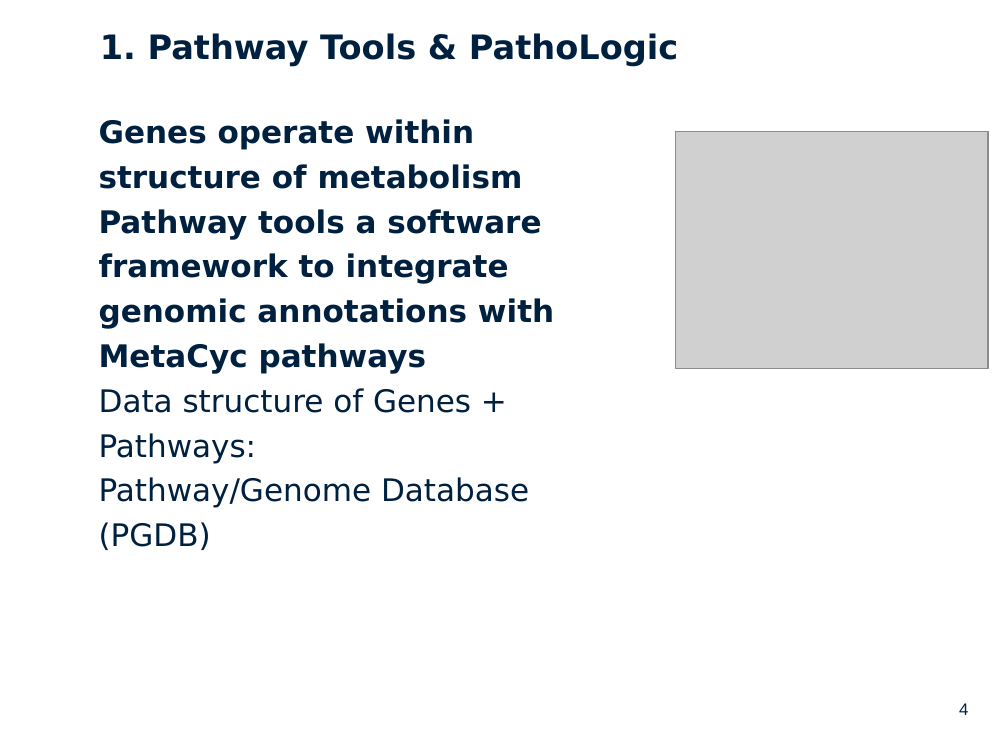
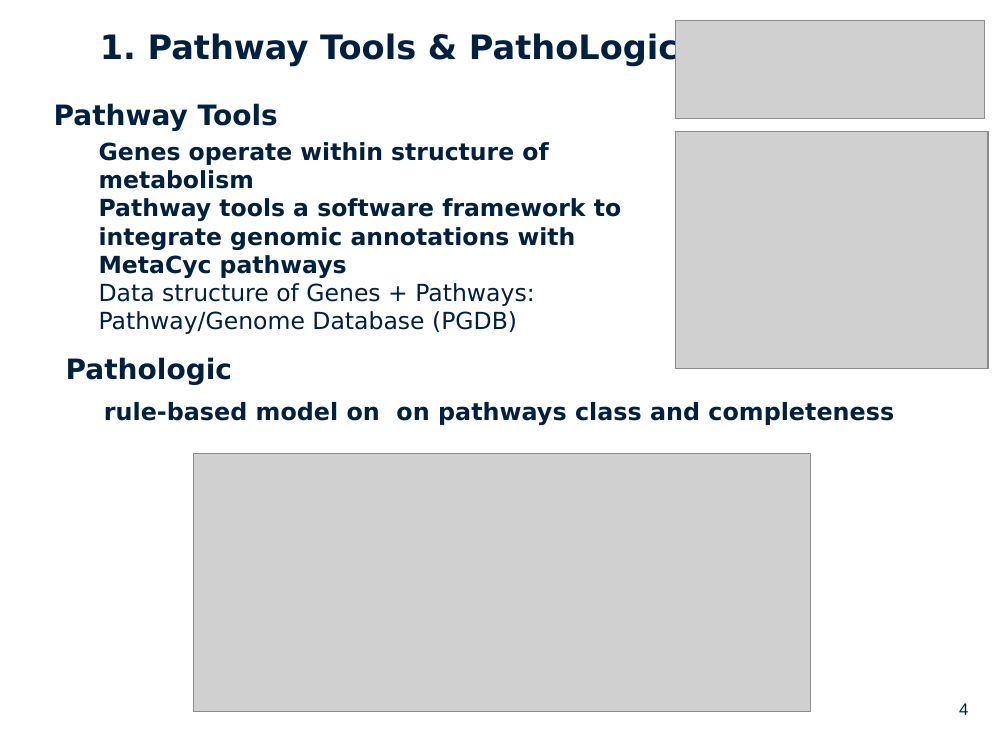
Before and after one commit to hallamlab/mp_tutorial, a slide deck: slide 4 of pathway_analysis/files/MetaPathways_Tutorial_Pathway_Analysis.pptx. Drawn at 1008x756 pixels with LibreOffice and Linux fonts; fonts in the diff are those of the drawing; grey boxes stand for pictures; background and template pictures are left out. Boxes give left, top, right and bottom in pixels: in the first picture for what was removed or moved away, otherwise in the second. Text is boxed around its words. In the diff, an @@ line names an element or a change of style, - is before the commit and + after.

Commit message:
Updated Pathway Analysis presentation and code.

```diff
--- a/pathway_analysis/files/MetaPathways_Tutorial_Pathway_Analysis.pptx
+++ b/pathway_analysis/files/MetaPathways_Tutorial_Pathway_Analysis.pptx
@@ picture added at (675,21,985,119) @@
@@ text added at (54,103,278,131), 20 pt, text #002040, bold @@
+Pathway Tools
@@ text "Genes operate within structure of ...": place and size @@
-text "Genes operate within structure of ..." at (99,119,554,550)
+text "Genes operate within structure of ..." at (99,142,621,334)
@@ text "Genes operate within structure of ..." at (99,142,621,334): size 22.2 to 16.8 pt; line spacing 1.2 to 1 @@
@@ text added at (66,357,232,385), 20 pt, text #002040, bold @@
+Pathologic
@@ text added at (104,402,894,425), 17 pt, text #002040, bold @@
+rule-based model on on pathways class and completeness
@@ picture added at (194,454,810,712) @@
```
Also in this commit, not shown: 4 other slides changed, 24 slides added, 4 other files.
